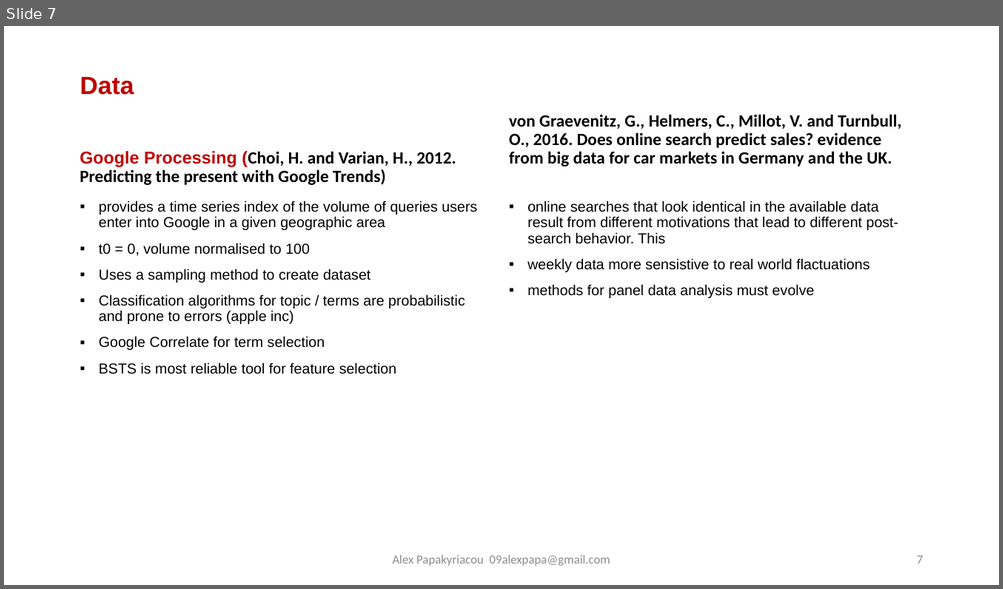
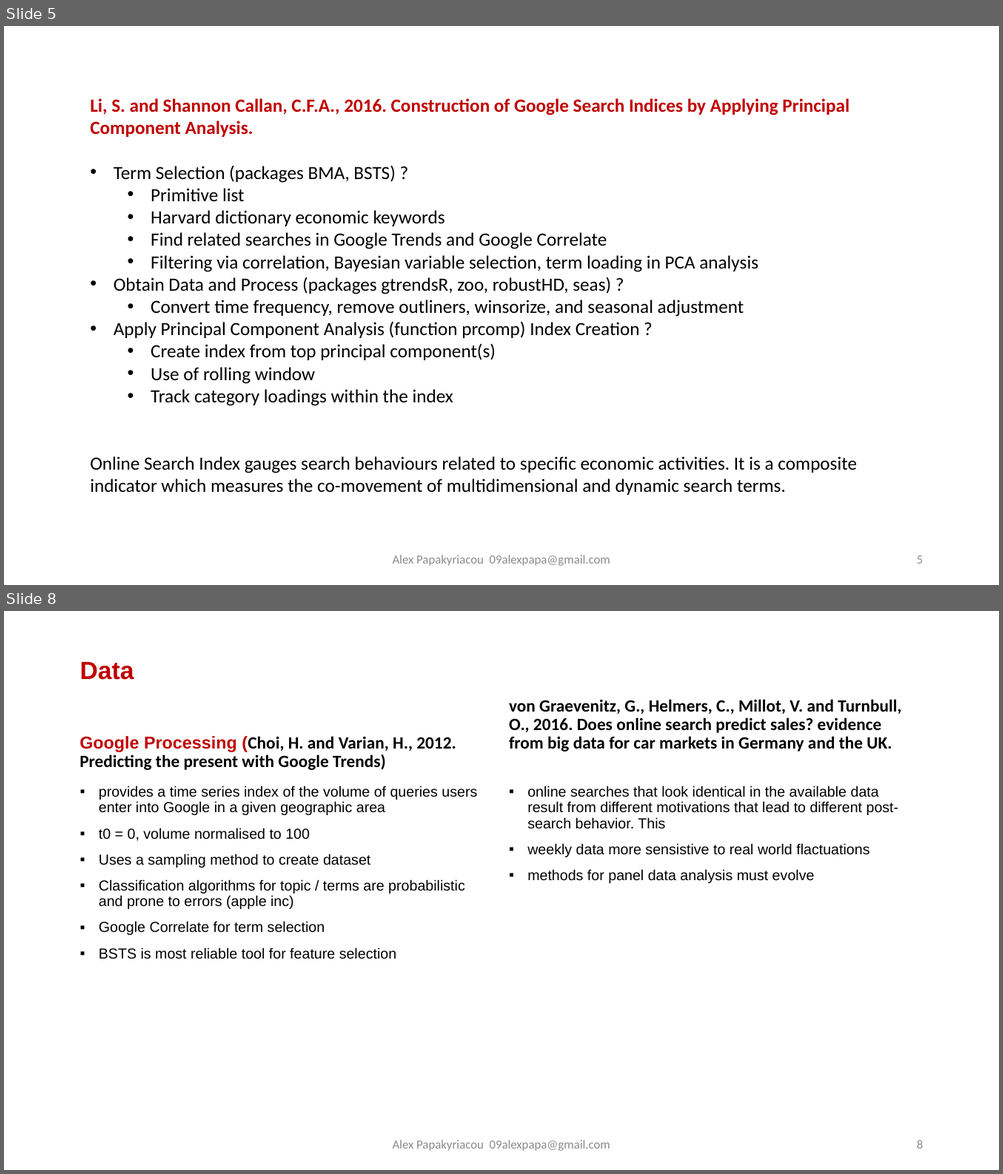
Before and after one commit to 09acp/AltData, a slide deck: notes.pptx. Shown one above the other, each under a label of ours: slide 7 before the commit, slides 5 and 8 after it; the slides between them are not shown. The pictures are 1003x589 and 1003x1174 pixels, drawn with LibreOffice and Linux fonts; fonts in the diff are those of the drawing. Boxes give left, top, right and bottom in pixels: in the first picture for what was removed or moved away, otherwise in the second. Text is boxed around its words. In the diff, an @@ line names an element or a change of style, - is before the commit and + after.

```diff
--- a/notes.pptx
+++ b/notes.pptx
@@ slide 5 added at <box>4,26,999,585</box>, background #FFFFFF @@
@@ text added at <box>90,99,856,495</box>, 18 pt, text #000000 @@
+Li, S. and Shannon Callan, C.F.A., 2016. Construction of Google Search Indices by Applying Principal Component Analysis.
+• Term Selection (packages BMA, BSTS) ?
+  • Primitive list
+  • Harvard dictionary economic keywords
+  • Find related searches in Google Trends and Google Correlate
+  • Filtering via correlation, Bayesian variable selection, term loading in PCA analysis
+• Obtain Data and Process (packages gtrendsR, zoo, robustHD, seas) ?
+  • Convert time frequency, remove outliners, winsorize, and seasonal adjustment
+• Apply Principal Component Analysis (function prcomp) Index Creation ?
+  • Create index from top principal component(s)
+  • Use of rolling window
+  • Track category loadings within the index
+Online Search Index gauges search behaviours related to specific economic activities. It is a composite indicator which measures the co-movement of multidimensional and dynamic search terms.
@@ text added at <box>392,555,610,566</box>, 12 pt, text #8C8C8C @@
+Alex Papakyriacou 09alexpapa@gmail.com
@@ page number added at <box>916,556,922,564</box>, 12 pt, text #8C8C8C @@
+5
@@ what was slide 7 is now slide 8 @@
@@ page number at <box>916,1140,922,1149</box>: text changed @@
-7
+8
```
Also in this commit, not shown: 3 slides changed, 4 other files.
